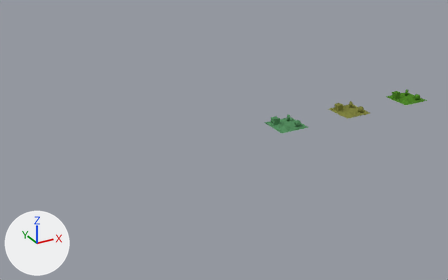
Two versions of the Blender file materials/materials_shadeless.blend, one commit apart.
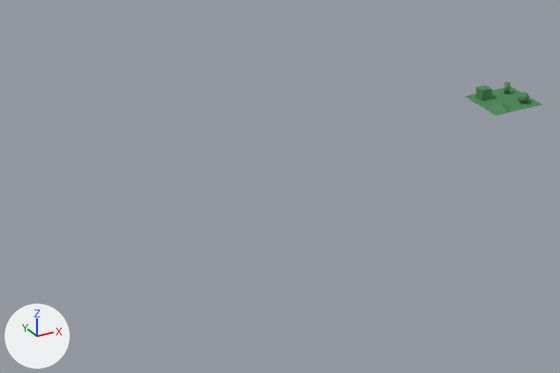
Each version is shown whole from a camera (50 mm lens) standing at (-30.7, -29.5, 14.7) and looking at (-14.1, 0.6, -0.4), then close up on the part from 0% to 71% of the width and 24% to 100% of the height. Lighting does not change. The marker at lower left points along +X, +Y and +Z.
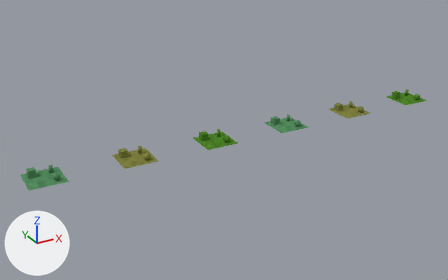
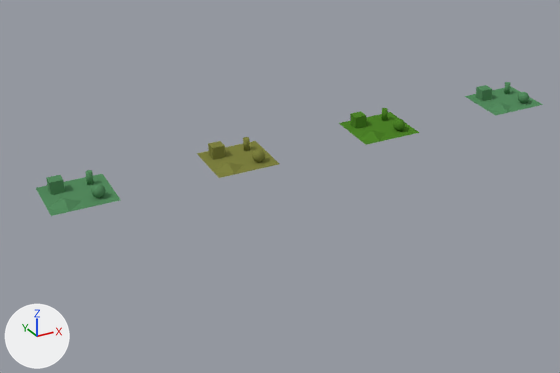
Pixel boxes (x1, y1, x2, y2) of what changed, in the close-ups (560 x 373 px):
```json
{"object": "Plane.003", "change": "added", "after": [36, 170, 121, 216], "on screen": "green"}
{"object": "Plane.004", "change": "added", "after": [197, 137, 279, 178], "on screen": "yellow"}
{"object": "Plane.005", "change": "added", "after": [339, 108, 419, 145], "on screen": "green"}
```

Edits to the scene script, one JSON object a line:
```json
{"op": "add", "block": "mat_featheredshadelessgrass_tropic", "code": ["mat_featheredshadelessgrass_tropic = diffuse_material('FeatheredShadelessGrass_Tropic')", "mat_featheredshadelessgrass_tropic.base_color = (0.0931, 0.266, 0.117)  # green #568d60"]}
{"op": "add", "block": "mat_featheredshadelessgrass_arctic", "code": ["mat_featheredshadelessgrass_arctic = diffuse_material('FeatheredShadelessGrass_Arctic')", "mat_featheredshadelessgrass_arctic.base_color = (0.216, 0.227, 0.0529)  # yellow #808341"]}
{"op": "add", "block": "mat_featheredshadelessgrass_temperate", "code": ["mat_featheredshadelessgrass_temperate = diffuse_material('FeatheredShadelessGrass_Temperate')", "mat_featheredshadelessgrass_temperate.base_color = (0.0782, 0.235, 0.0232)  # green #4f852a"]}
{"op": "add", "block": "me_plane_003", "code": ["me_plane_003 = bpy.data.meshes.new('Plane.003')", "me_plane_003.from_pydata(...)  # 250 vertices, 373 faces; spans x -1.0..1.0, y -1.0..1.0, z 0.0..0.4", "me_plane_003.materials.append(mat_featheredshadelessgrass_tropic)  # green #568d60"]}
{"op": "add", "block": "me_plane_004", "code": ["me_plane_004 = bpy.data.meshes.new('Plane.004')", "me_plane_004.from_pydata(...)  # 250 vertices, 373 faces; spans x -1.0..1.0, y -1.0..1.0, z 0.0..0.4", "me_plane_004.materials.append(mat_featheredshadelessgrass_arctic)  # yellow #808341"]}
{"op": "add", "block": "me_plane_005", "code": ["me_plane_005 = bpy.data.meshes.new('Plane.005')", "me_plane_005.from_pydata(...)  # 250 vertices, 373 faces; spans x -1.0..1.0, y -1.0..1.0, z 0.0..0.4", "me_plane_005.materials.append(mat_featheredshadelessgrass_temperate)  # green #4f852a"]}
{"op": "add", "block": "ob_plane_003", "code": ["ob_plane_003 = bpy.data.objects.new('Plane.003', me_plane_003)", "ob_plane_003.location = (-25.0, 0.0, 0.0)"]}
{"op": "add", "block": "ob_plane_004", "code": ["ob_plane_004 = bpy.data.objects.new('Plane.004', me_plane_004)", "ob_plane_004.location = (-20.0, 0.0, 0.0)"]}
{"op": "add", "block": "ob_plane_005", "code": ["ob_plane_005 = bpy.data.objects.new('Plane.005', me_plane_005)", "ob_plane_005.location = (-15.0, 0.0, 0.0)"]}
```
